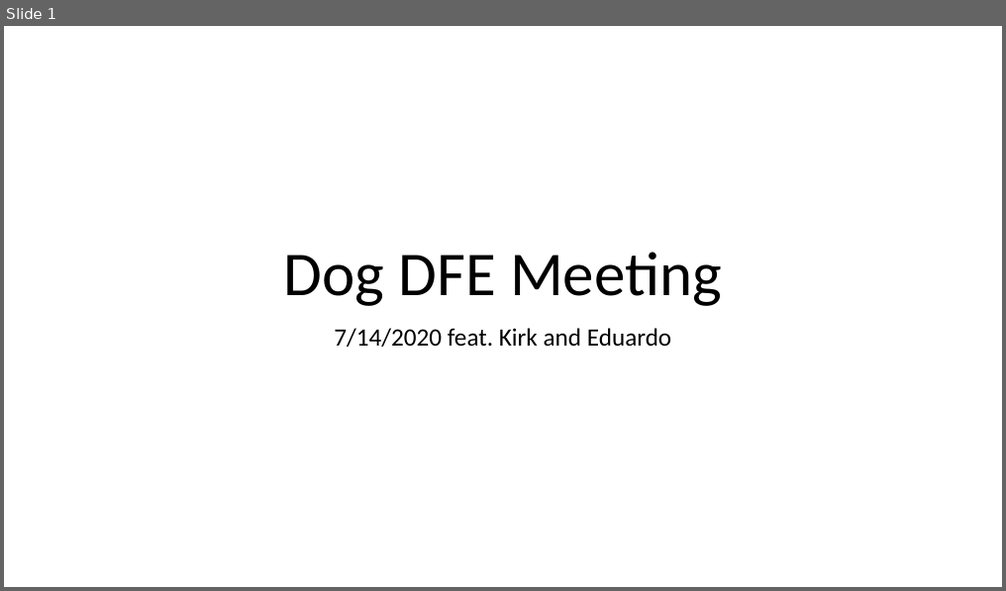
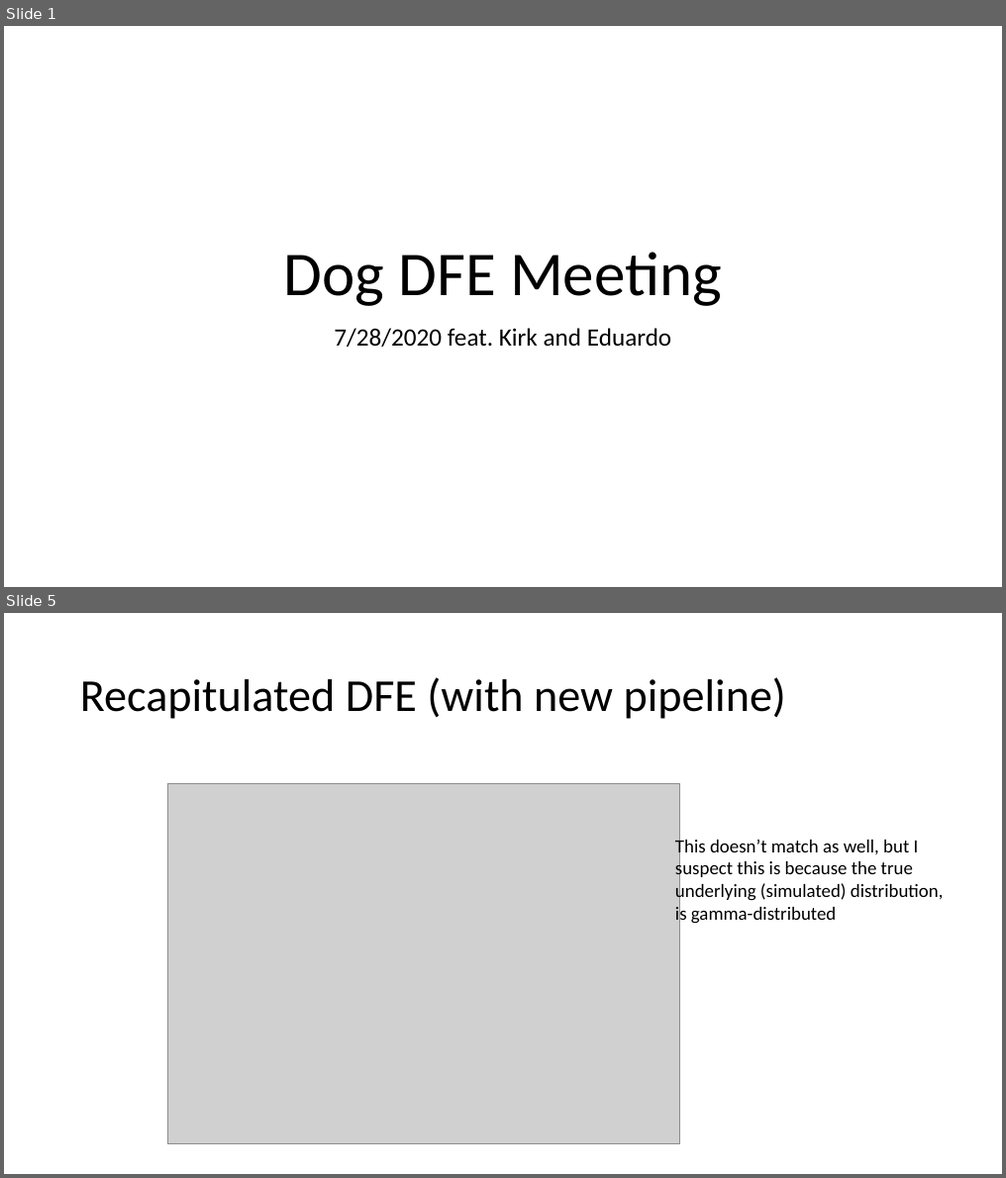
Before and after one commit to jon-mah/lohmueller_lab, a slide deck: 20200714/2020_07_28_dog_dfe_meeting.pptx. Shown one above the other, each under a label of ours: slide 1 before the commit, slides 1 and 5 after it; the slides between them are not shown. The pictures are 1006x591 and 1006x1178 pixels, drawn with LibreOffice and Linux fonts; fonts in the diff are those of the drawing; grey boxes stand for pictures. Boxes give left, top, right and bottom in pixels: in the first picture for what was removed or moved away, otherwise in the second. Text is boxed around its words. In the diff, an @@ line names an element or a change of style, - is before the commit and + after.

```diff
--- a/20200714/2020_07_28_dog_dfe_meeting.pptx
+++ b/20200714/2020_07_28_dog_dfe_meeting.pptx
@@ slide 5 added at (x1=4, y1=613, x2=1002, y2=1174), background #FFFFFF @@
@@ title added at (x1=80, y1=677, x2=786, y2=719), 44 pt, text #000000 @@
+Recapitulated DFE (with new pipeline)
@@ picture added at (x1=168, y1=783, x2=680, y2=1145) @@
@@ text added at (x1=675, y1=837, x2=944, y2=925), 18 pt, text #000000 @@
+This doesn’t match as well, but I suspect this is because the true underlying (simulated) distribution, is gamma-distributed
@@ slide 1 changed as well @@
@@ subtitle at (x1=334, y1=328, x2=671, y2=347): text changed @@
-7/14/2020 feat. Kirk and Eduardo
+7/28/2020 feat. Kirk and Eduardo
```
Also in this commit, not shown: 2 other slides changed, 6 other slides added, 20 slides removed, 16 other files.
